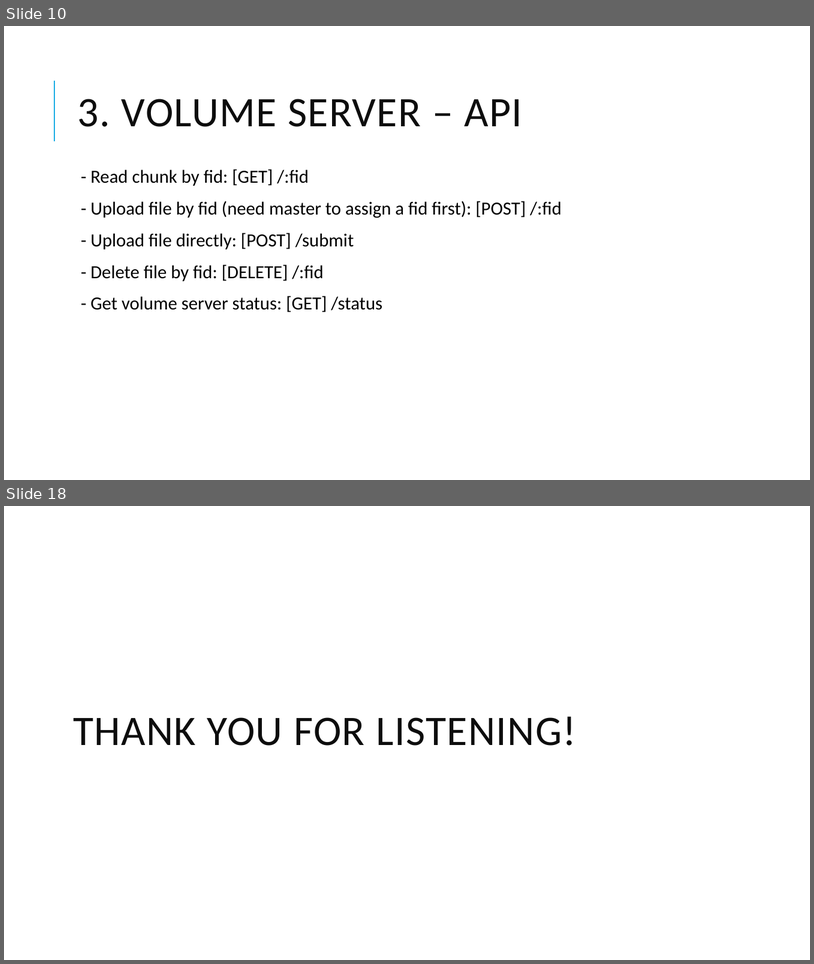
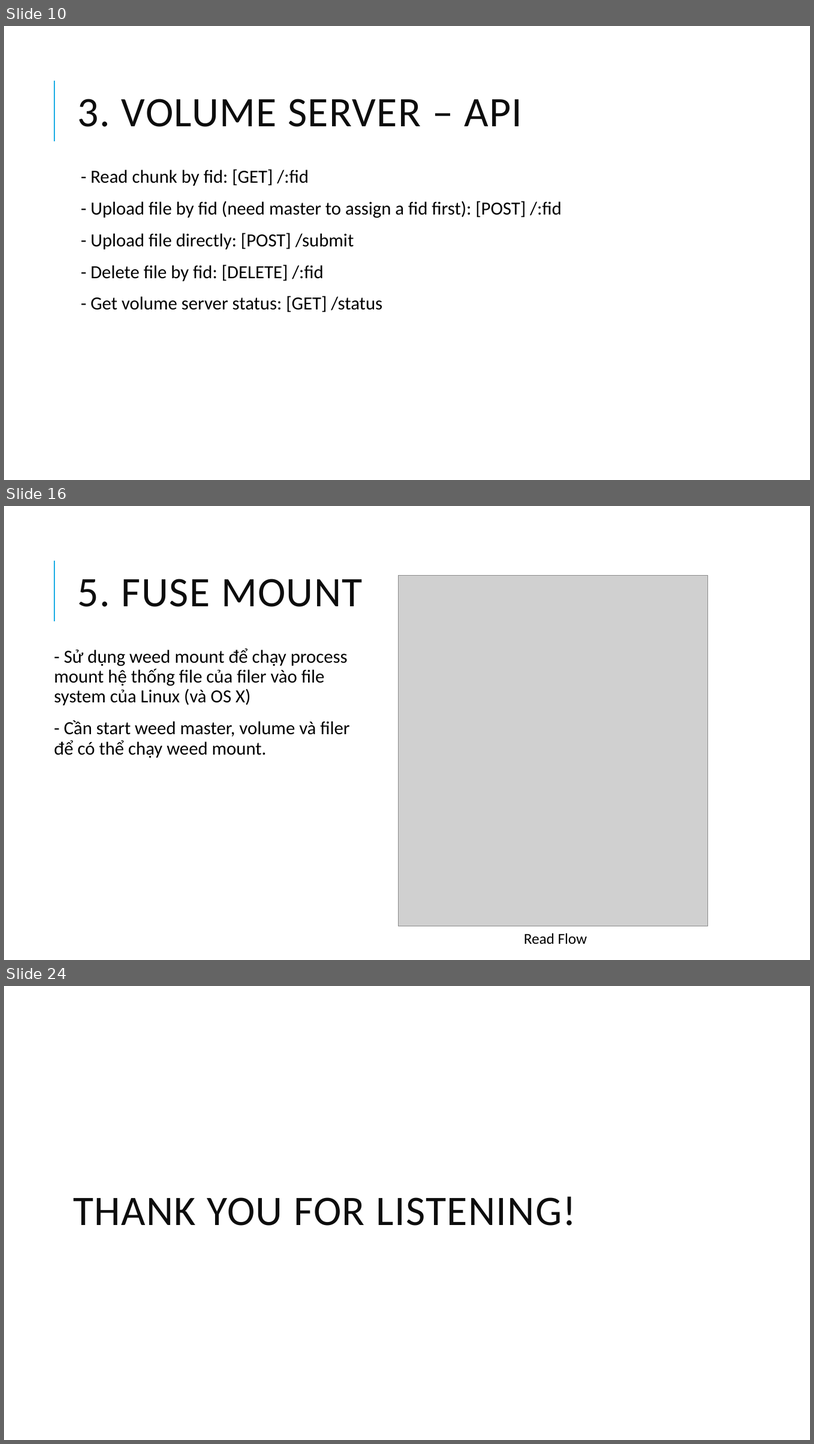
Before and after one commit to chi-org/seaweedfs-test, a slide deck: SeaweedFS_2.pptx. Shown one above the other, each under a label of ours: slides 10 and 18 before the commit, slides 10, 16 and 24 after it; the slides between them are not shown. The pictures are 814x964 and 814x1444 pixels, drawn with LibreOffice and Linux fonts; fonts in the diff are those of the drawing; grey boxes stand for pictures. Boxes give left, top, right and bottom in pixels: in the first picture for what was removed or moved away, otherwise in the second. Text is boxed around its words. In the diff, an @@ line names an element or a change of style, - is before the commit and + after.

```diff
--- a/SeaweedFS_2.pptx
+++ b/SeaweedFS_2.pptx
@@ slide 16 added at <box>4,506,810,960</box>, background #FFFFFF; not listed: 1 template element that a slide beside it also shows @@
@@ picture added at <box>398,576,708,927</box> @@
@@ title added at <box>78,579,363,607</box>, 50 pt, text #0D0D0D @@
+5. FUSE MOUNT
@@ text added at <box>54,648,350,758</box>, 22 pt, text #000000 @@
+  - Sử dụng weed mount để chạy process mount hệ thống file của filer vào file system của Linux (và OS X)
+  - Cần start weed master, volume và filer để có thể chạy weed mount.
@@ text added at <box>524,933,588,943</box>, 18 pt, text #000000 @@
+Read Flow
@@ what was slide 18 is now slide 24 @@
```
Also in this commit, not shown: 6 slides changed, 8 other slides added, 3 slides removed, 1 other file.
